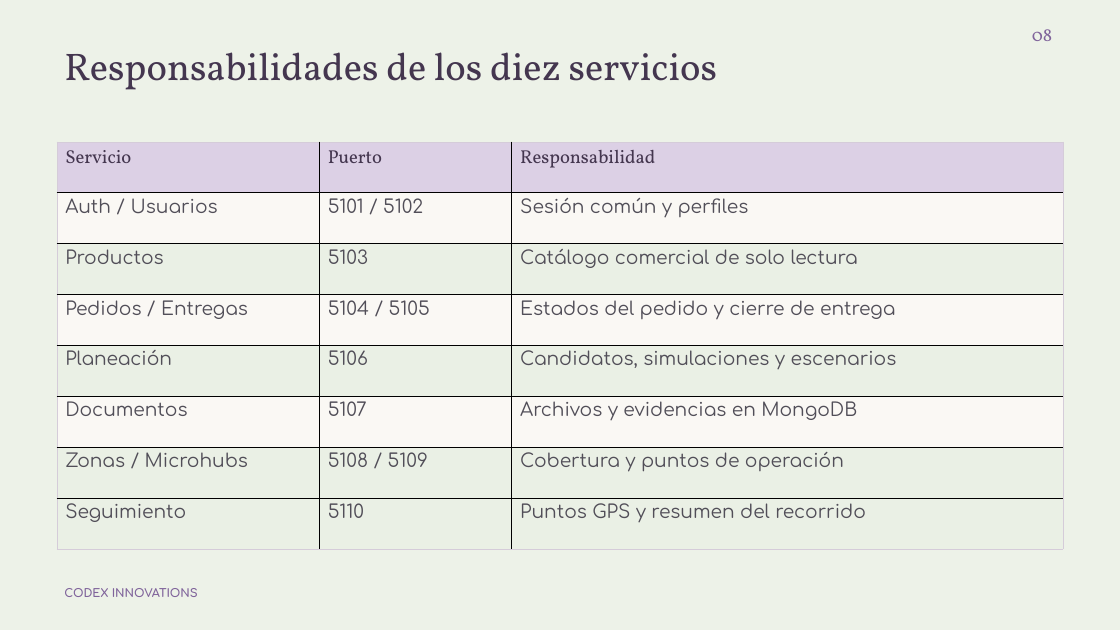
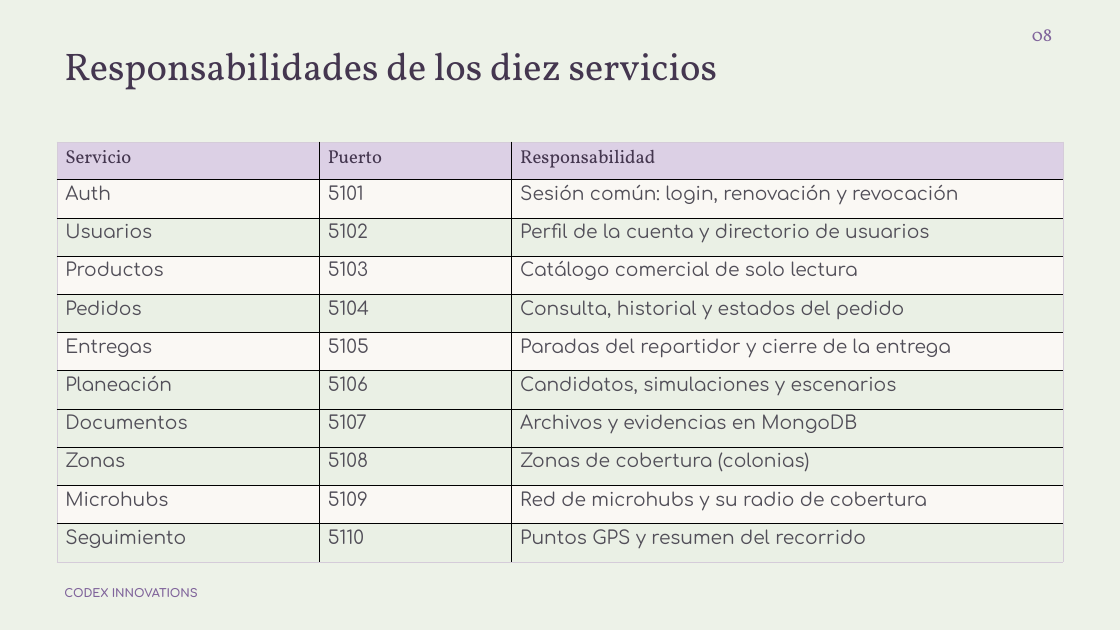
Before and after one commit to mauro-castp/proyecto-integracion, a slide deck: slide 8 of presentacion/Microhubs_Presentacion.pptx. Drawn at 1120x630 pixels with LibreOffice and Linux fonts; fonts in the diff are those of the drawing. Boxes give left, top, right and bottom in pixels: in the first picture for what was removed or moved away, otherwise in the second. Text is boxed around its words. In the diff, an @@ line names an element or a change of style, - is before the commit and + after.

Commit message:
Ruth Soriano: cifras de pruebas, actores y tabla de servicios
- Reporte: actores sin el servicio de notificaciones (entregas, seguimiento y documentos
  para el repartidor; bandeja del portal para los avisos) y cifras de pruebas de Android
  (46 + 3) y escritorio (64) al dia.
- Presentacion: la diapositiva 8 lista un servicio por fila (10 filas) y la 27 indica
  cada servicio con su puerto.
- Documentacion de la app de escritorio con 35 + 29 = 64 comprobaciones.

```diff
--- a/presentacion/Microhubs_Presentacion.pptx
+++ b/presentacion/Microhubs_Presentacion.pptx
@@ table at <box>57,142,1063,562</box> @@
-row 2: Auth / Usuarios | 5101 / 5102 | Sesión común y perfiles
+row 2: Auth | 5101 | Sesión común: login, renovación y revocación
+row 3: Usuarios | 5102 | Perfil de la cuenta y directorio de usuarios
-row 4: Pedidos / Entregas | 5104 / 5105 | Estados del pedido y cierre de entrega
+row 5: Pedidos | 5104 | Consulta, historial y estados del pedido
+row 6: Entregas | 5105 | Paradas del repartidor y cierre de la entrega
-row 7: Zonas / Microhubs | 5108 / 5109 | Cobertura y puntos de operación
+row 9: Zonas | 5108 | Zonas de cobertura (colonias)
+row 10: Microhubs | 5109 | Red de microhubs y su radio de cobertura
```
Also in this commit, not shown: 1 other slide changed, 4 other files.
